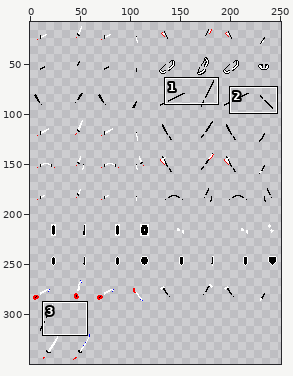
Sprite sheet: resources/sprites/weapons.png. Above: a wide view before the commit, with the close-up outlined.
Close-up. Before the commit:
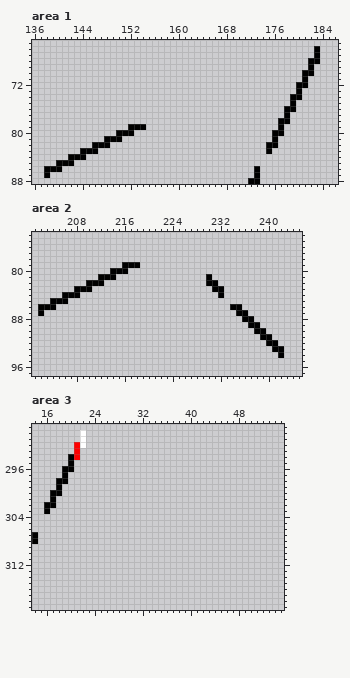
The file is 256x352 pixels. Shown: area 1: x 136..186, y 65..88; area 2: x 201..245, y 74..97; area 3: x 14..55, y 289..319. The wide view leaves out empty margins.
The same view after the edit:
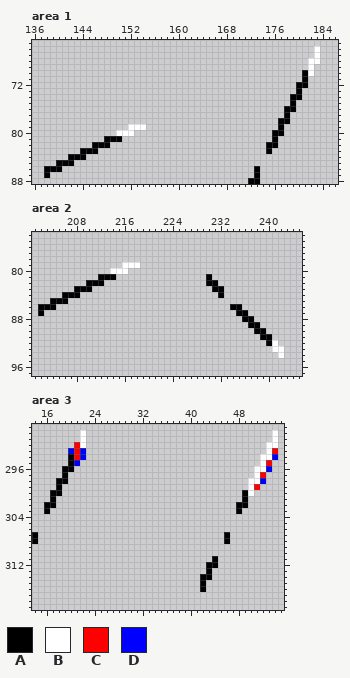
Palette (. is transparent): A #000000  B #ffffff  C #ff0000  D #0000ff
Changes in this commit:
{"where": "area 1"}
{"y":66,"x":183,"old":"A","new":"B"}
{"y":67,"x":183,"old":"A","new":"B"}
{"y":68,"x":182,"old":"AA","new":"BB"}
{"y":69,"x":182,"old":"A","new":"B"}
{"y":70,"x":182,"old":"A","new":"B"}
{"y":79,"x":152,"old":"AAA","new":"BBB"}
{"y":80,"x":150,"old":"AAA","new":"BBB"}
{"where": "area 2"}
{"y":79,"x":216,"old":"AAA","new":"BBB"}
{"y":80,"x":214,"old":"AAA","new":"BBB"}
{"y":92,"x":241,"old":"A","new":"B"}
{"y":93,"x":241,"old":"AA","new":"BB"}
{"y":94,"x":242,"old":"A","new":"B"}
{"where": "area 3"}
{"y":290,"x":54,"old":".","new":"B"}
{"y":291,"x":54,"old":".","new":"B"}
{"y":292,"x":53,"old":"..","new":"BB"}
{"y":293,"x":20,"old":".","new":"D"}
{"y":293,"x":22,"old":".","new":"D"}
{"y":293,"x":53,"old":"..","new":"BC"}
{"y":294,"x":22,"old":".","new":"D"}
{"y":294,"x":52,"old":"...","new":"BBD"}
{"y":295,"x":21,"old":".","new":"D"}
{"y":295,"x":52,"old":"..","new":"BC"}
{"y":296,"x":51,"old":"...","new":"BBD"}
{"y":297,"x":51,"old":"..","new":"BC"}
{"y":298,"x":50,"old":"...","new":"BBD"}
{"y":299,"x":50,"old":"..","new":"BC"}
{"y":300,"x":49,"old":"..","new":"AB"}
{"y":301,"x":49,"old":".","new":"A"}
{"y":302,"x":48,"old":"..","new":"AA"}
{"y":303,"x":48,"old":".","new":"A"}
{"y":307,"x":46,"old":".","new":"A"}
{"y":308,"x":46,"old":".","new":"A"}
{"y":311,"x":44,"old":".","new":"A"}
{"y":312,"x":43,"old":"..","new":"AA"}
{"y":313,"x":43,"old":".","new":"A"}
{"y":314,"x":42,"old":"..","new":"AA"}
{"y":315,"x":42,"old":".","new":"A"}
{"y":316,"x":42,"old":".","new":"A"}
